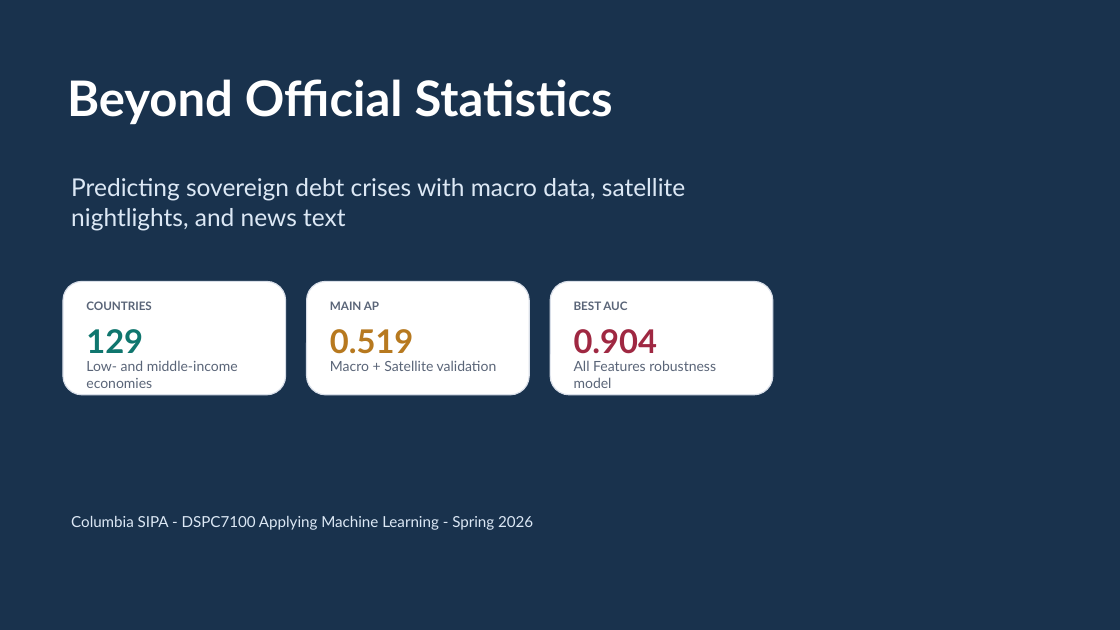
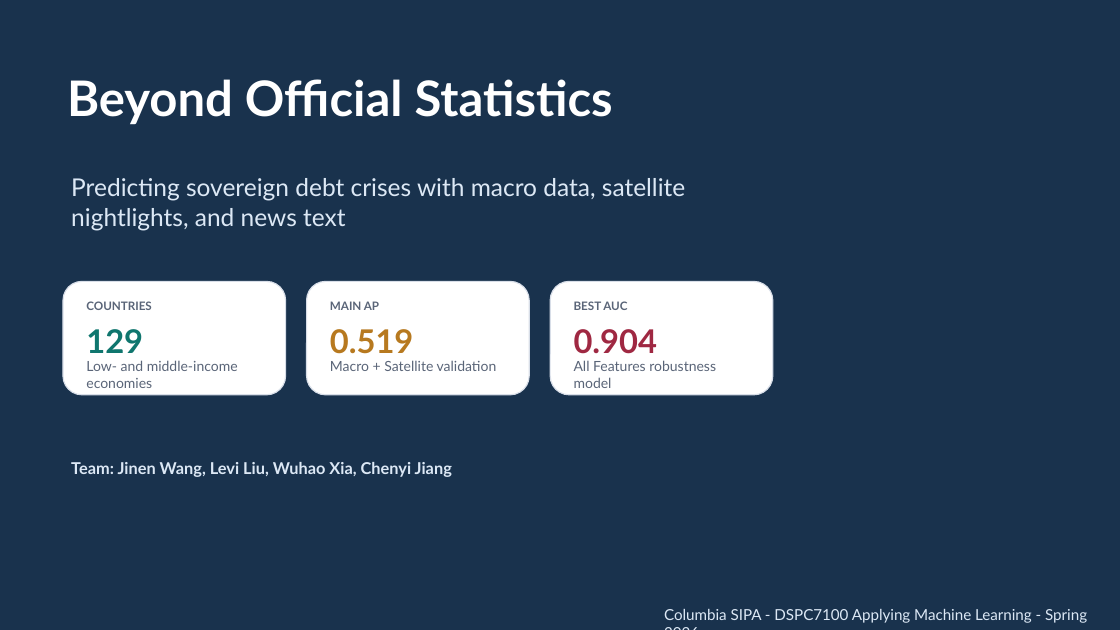
Before and after one commit to carlboy2002/sovereign-debt-prediction, a slide deck: slide 1 of presentation/Beyond_Official_Statistics_2min.pptx. Drawn at 1120x630 pixels with LibreOffice and Linux fonts; fonts in the diff are those of the drawing. Boxes give left, top, right and bottom in pixels: in the first picture for what was removed or moved away, otherwise in the second. Text is boxed around its words. In the diff, an @@ line names an element or a change of style, - is before the commit and + after.

Commit message:
Adding Presentation Script

```diff
--- a/presentation/Beyond_Official_Statistics_2min.pptx
+++ b/presentation/Beyond_Official_Statistics_2min.pptx
@@ text added at [71,462,452,477], 14 pt, text #DCE8F5, bold @@
+Team: Jinen Wang, Levi Liu, Wuhao Xia, Chenyi Jiang
@@ text "Columbia SIPA - DSPC7100 Applying ..." rewrapped from [71,516,533,530] to [664,609,1087,623] @@
```
Also in this commit, not shown: 1 other file.
